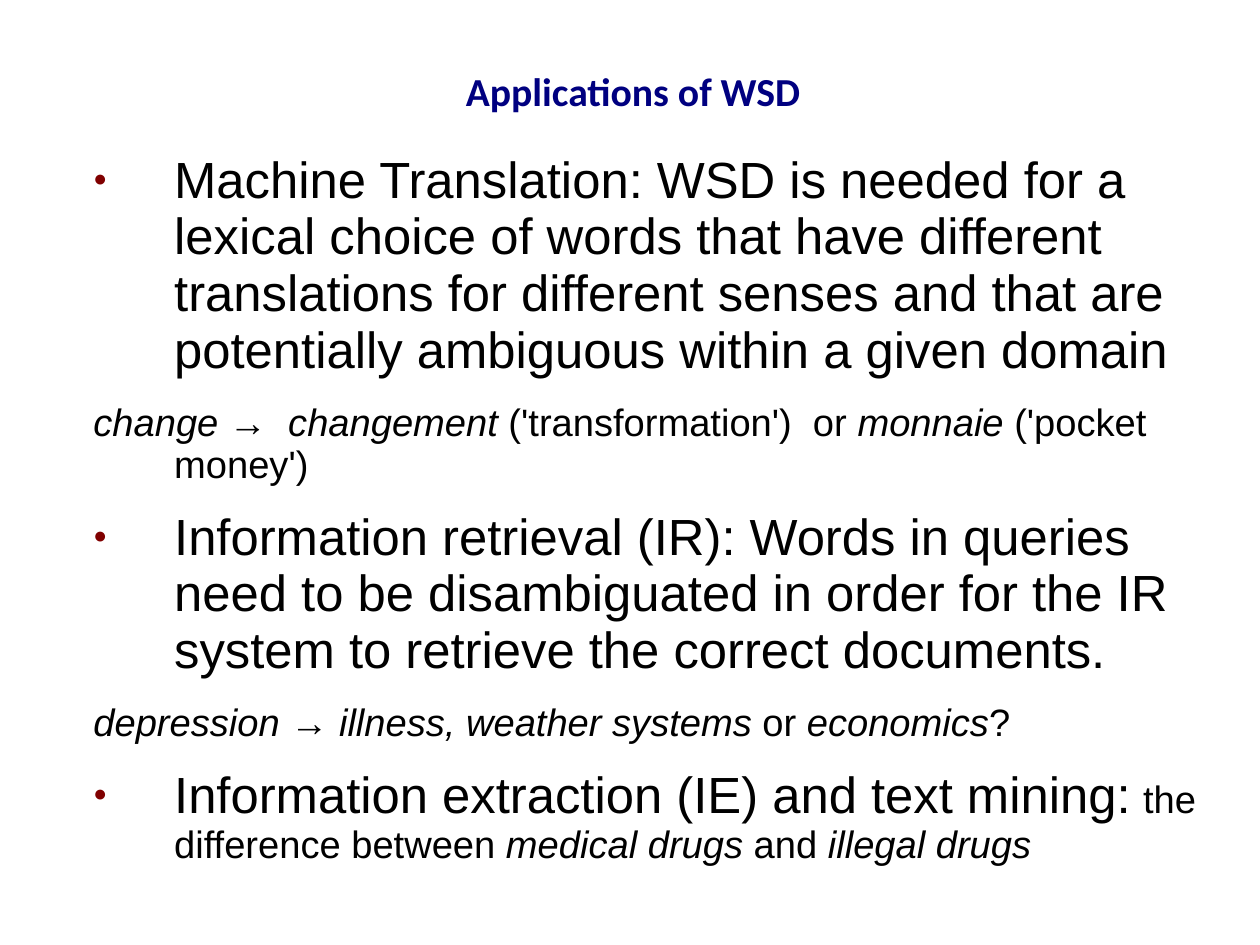
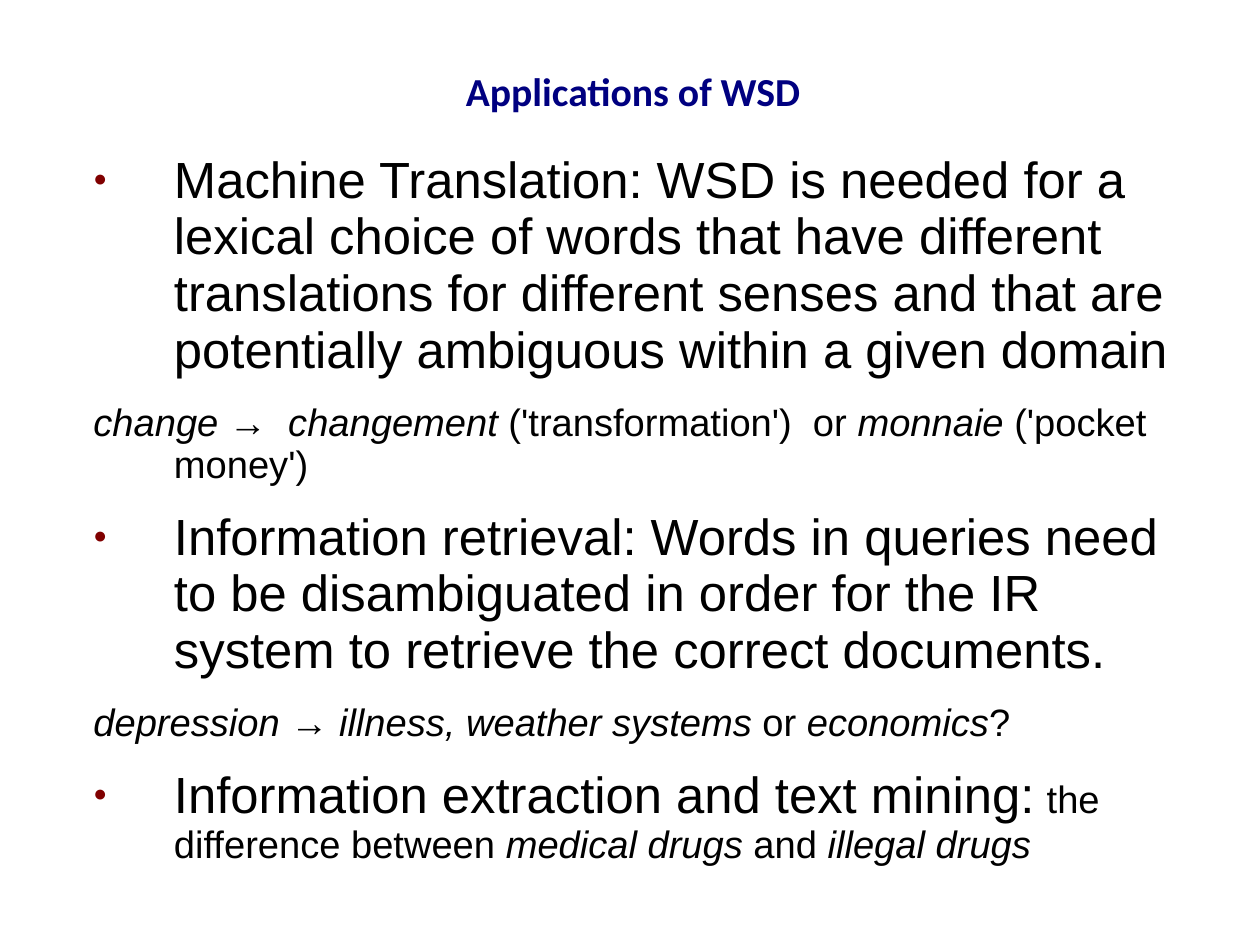
Before and after one commit to prodanovic/WSD-PDT, a slide deck: slide 3 of docs/thesis presentation.ppt. Drawn at 1260x945 pixels with LibreOffice and Linux fonts; fonts in the diff are those of the drawing; background and template pictures are left out. Boxes give left, top, right and bottom in pixels: in the first picture for what was removed or moved away, otherwise in the second. Text is boxed around its words. In the diff, an @@ line names an element or a change of style, - is before the commit and + after.

```diff
--- a/docs/thesis presentation.ppt
+++ b/docs/thesis presentation.ppt
@@ text at bbox=[93, 161, 1168, 744]: indent changed @@
@@ text at bbox=[174, 518, 1158, 679]: text changed @@
-● Information retrieval (IR): Words in queries need to be disambiguated in order for the IR system to retrieve the correct documents.
+● Information retrieval: Words in queries need to be disambiguated in order for the IR system to retrieve the correct documents.
@@ text at bbox=[174, 776, 1100, 866]: text changed @@
-● Information extraction (IE) and text mining: the difference between medical drugs and illegal drugs
+● Information extraction and text mining: the difference between medical drugs and illegal drugs
```
Also in this commit, not shown: 26 other slides changed, 1 slide added, 4 other files.
